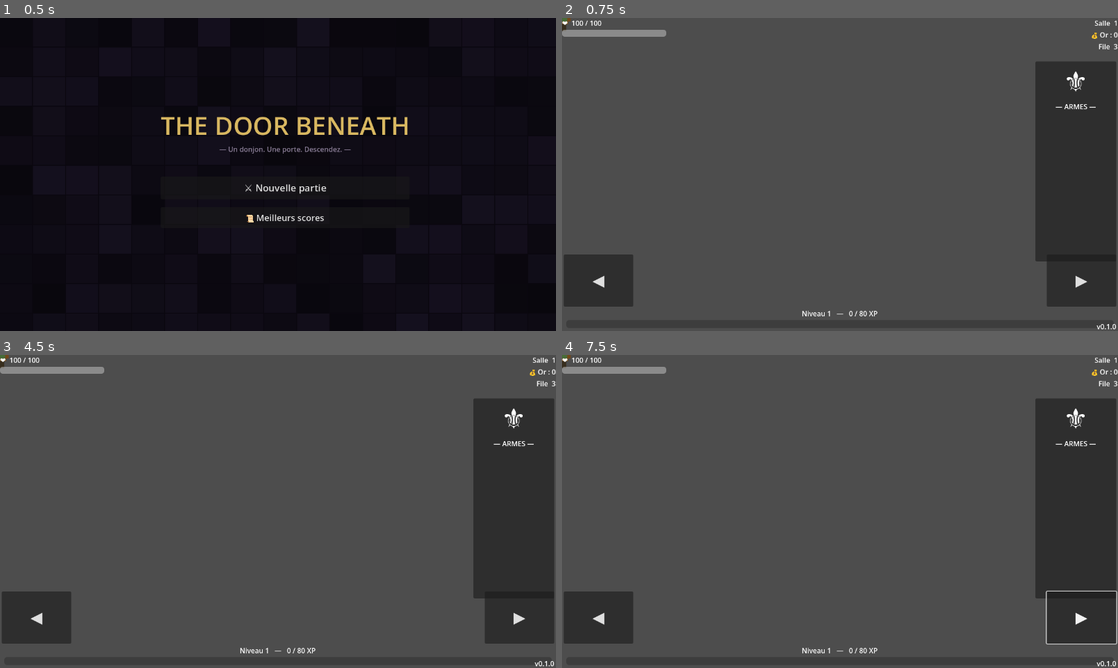
Above: before the commit, frames 1-4 (two rows, left to right).
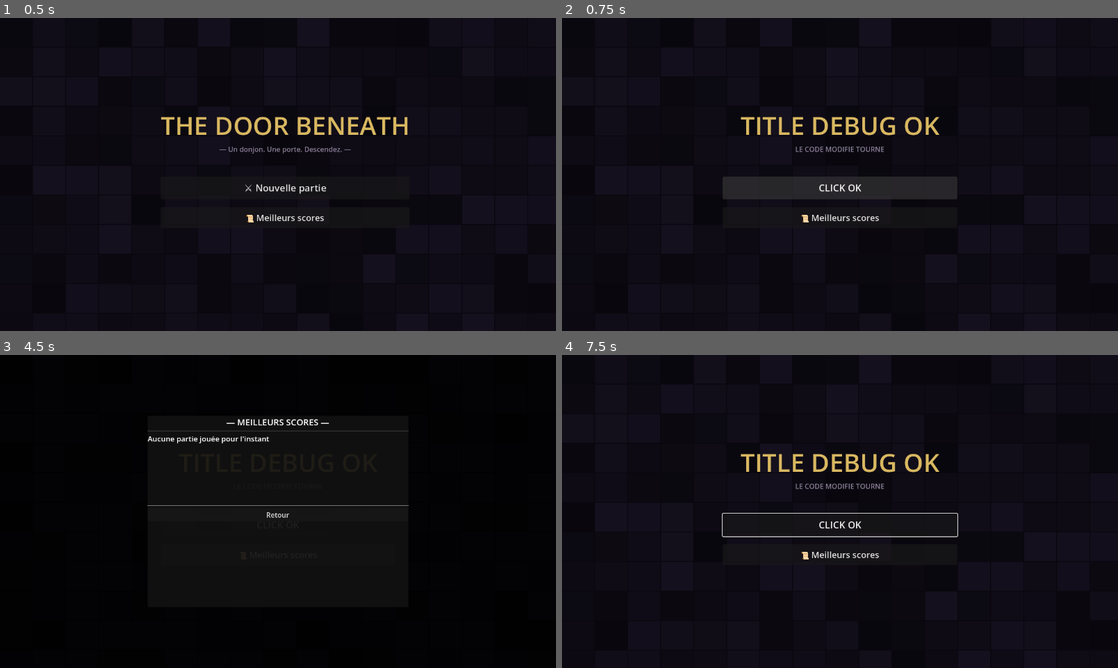
Above: after the commit, the same moments.

Repository: aerthur/game-the-door-beneath
Game: Godot game, scene res://scenes/title_screen.tscn
Same seed, same stepped clock (60 frames per second), same inputs: the game is played once before the commit and once after it.
Inputs (mouse positions are in pixels of both pictures, inside the frame that each line leads up to):
- Up to frame 1 (0.5 s): no input
- Up to frame 2 (0.75 s): click "⚔ Nouvelle partie" at 0.5 s
- Up to frame 3 (4.5 s): click (278, 524) at 1.25 s, where only the run after the commit has a clickable "CLICK OK"; click (278, 524) at 2 s, where only the run after the commit has a clickable "CLICK OK"; click (38, 617) at 2.75 s, where only the run before the commit has a clickable "◀"; click (517, 617) at 3.5 s, where only the run before the commit has a clickable "▶"; click (278, 555) at 4.25 s, where only the run after the commit has a clickable "📜 Meilleurs scores"
- Up to frame 4 (7.5 s): click (840, 514) at 5 s, where only the run after the commit has a clickable "Retour"; tap Enter at 5.75, 7.25 s; move the mouse to (962, 495) at 5.77 s; hold Right (lane_right) 5.78-6.5 s; hold Space (next_room) 5.78-6.5 s; click (962, 495) at 5.92 s; drag from (728, 527) to (812, 574) at 6.52 s; move the mouse to (895, 442) at 7.27 s; hold Right (lane_right) from 7.28 s (still down); tap Alt at 7.35 s

Frame 1 is identical in both runs. In frame 2, 100% of the frame differs, in the area x 0-100%, y 0-100%; in frame 3, 100%; in frame 4, 100%.
Error before the commit: Parse Error: Cannot infer the type of "ok" variable because the value doesn't have a set type. (res://scripts/game.gd:224)

Commit message:
Update title_screen.gd debug

Diff:
--- a/scripts/title_screen.gd
+++ b/scripts/title_screen.gd
@@ -84,7 +84,8 @@
 		best_score_label.text = ""
 
 func _on_nouvelle_partie_pressed():
-	get_tree().change_scene_to_file("res://scenes/main.tscn")
+	btn_new_game.text = "CLICK OK";title_label.text = "TITLE DEBUG OK";sub_label.text = "LE CODE MODIFIE TOURNE"
+	#get_tree().change_scene_to_file("res://scenes/main.tscn")
 
 func _on_meilleurs_scores_pressed():
 	_fill_scores_panel()
